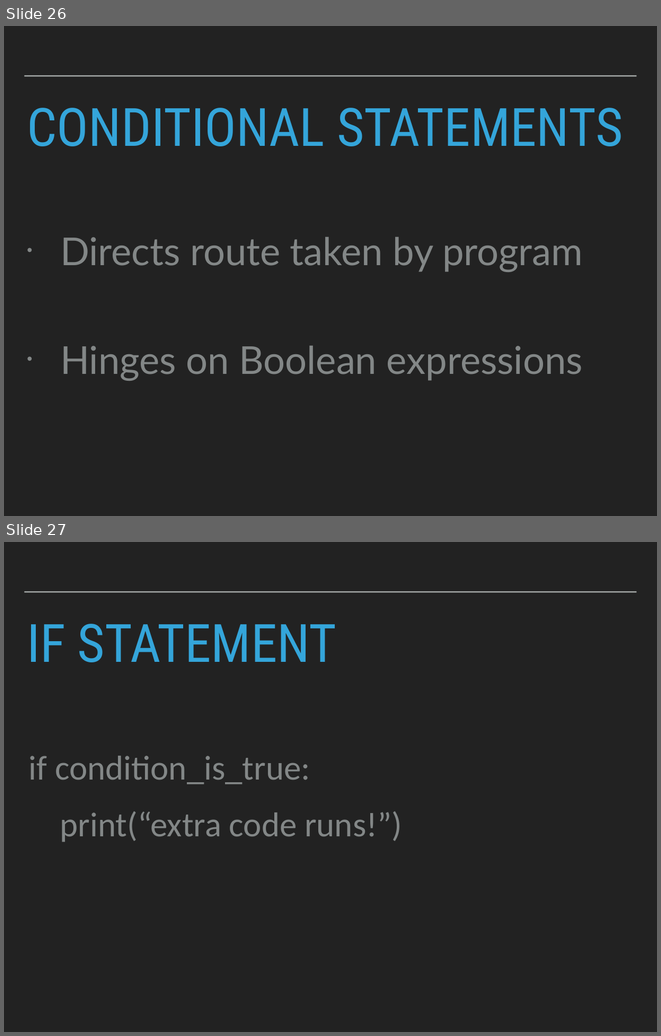
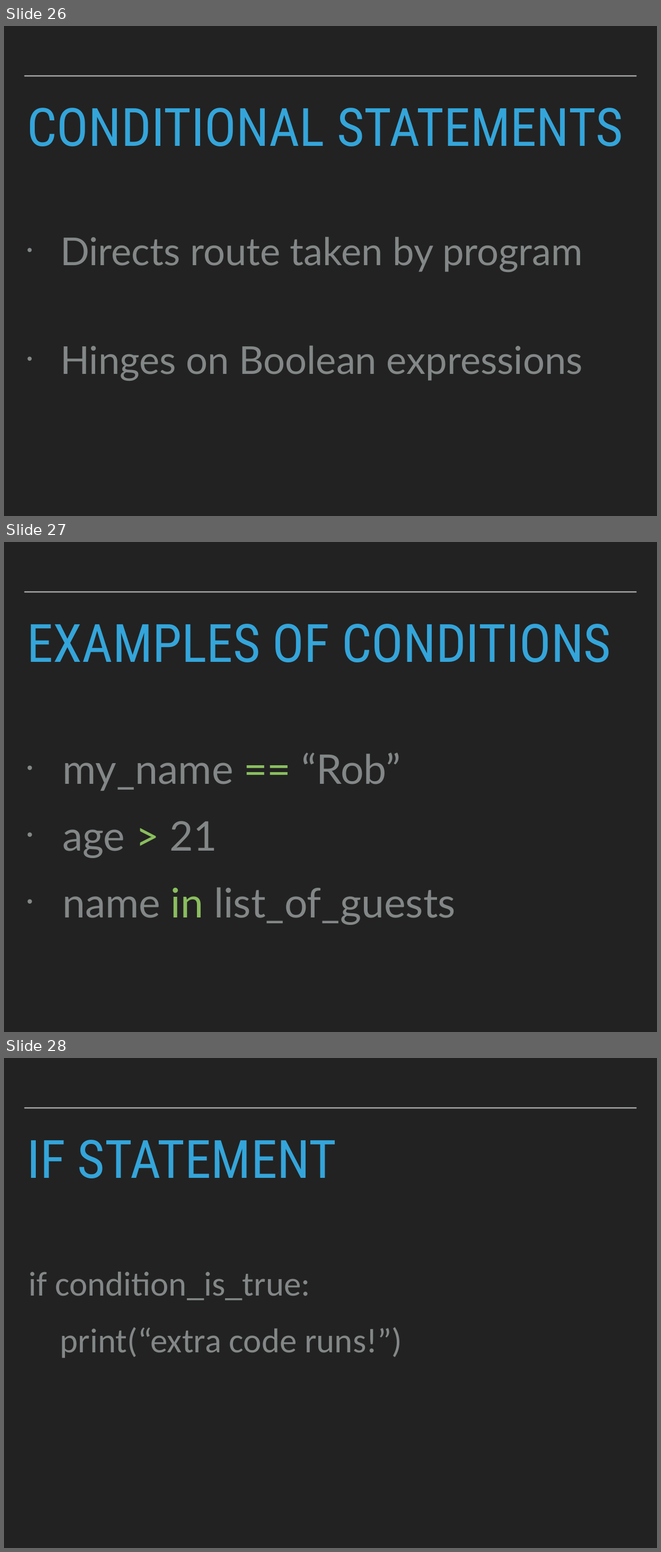
Before and after one commit to robcarrington/Week1_PythonForDataScience, a slide deck: Session2_Slides.pptx. Shown one above the other, each under a label of ours: slides 26 and 27 before the commit, slides 26, 27 and 28 after it. The pictures are 661x1036 and 661x1552 pixels, drawn with LibreOffice and Linux fonts; fonts in the diff are those of the drawing. Boxes give left, top, right and bottom in pixels: in the first picture for what was removed or moved away, otherwise in the second. Text is boxed around its words. In the diff, an @@ line names an element or a change of style, - is before the commit and + after.

```diff
--- a/Session2_Slides.pptx
+++ b/Session2_Slides.pptx
@@ slide 27 added at bbox=[4, 542, 657, 1032], background #222222; not listed: 1 template element that a slide beside it also shows @@
@@ title added at bbox=[27, 624, 611, 662], 82.8 pt, text #34A5DA @@
+EXAMPLES OF CONDITIONS
@@ text added at bbox=[62, 752, 456, 925], 64 pt, text #838787 @@
+• my_name == “Rob”
+• age > 21
+• name in list_of_guests
@@ what was slide 27 is now slide 28 @@
```
Also in this commit, not shown: 8 other slides added, 12 slides removed.
